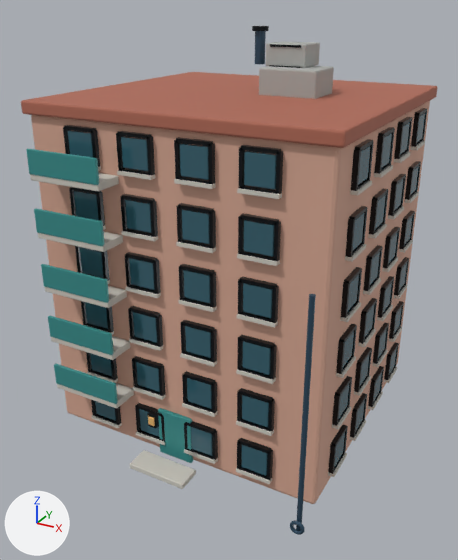
The glTF model assets/models/realistic/RES_MID_2x2_003.glb as it was, and as the next commit left it.
One viewpoint serves both versions: a 50 mm camera at (3.14, -6.07, 4.48) aimed at (0.03, -0.41, 1.65). Lighting does not change. The marker at lower left points along +X, +Y and +Z. The picture after the commit comes second. Objects named as collision shapes, trigger or cutter boxes, shadow casters or lower levels of detail are left out. Where no turn or scale is listed for an object, it has been applied to the vertices. Vertices at exactly the same position are counted once.

In view in the first picture: 'RES_MID_2x2_003_Visual'.
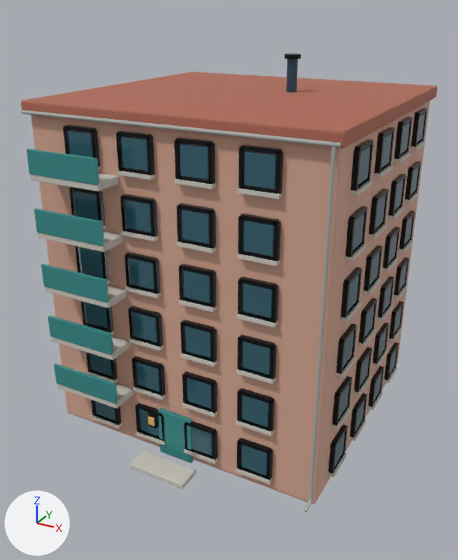
Where the newer file only moved an object's origin or applied its transform, the numbers keep the older frame.

Where the change shows, as pixel boxes [x1, y1, x2, y2] in the pictures (458 x 560 px; the box of a moved part takes in the faces that stretch with it):
```json
{"object": "RES_MID_2x2_003_Visual", "change": "reshaped", "before": [21, 26, 437, 535], "after": [21, 53, 437, 512], "on screen": "10% shorter"}
{"part": 1, "of": "me_cube", "change": "moved or reshaped", "before": [252, 26, 269, 31], "after": [284, 53, 301, 59]}
{"part": 2, "of": "me_cube", "change": "moved or reshaped", "before": [255, 31, 266, 64], "after": [286, 59, 298, 92]}
{"part": 3, "of": "me_cube", "change": "added", "after": [21, 110, 341, 148]}
{"part": 4, "of": "me_cube", "change": "added", "after": [309, 142, 336, 500]}
{"part": 5, "of": "me_cube", "change": "added", "after": [304, 499, 312, 512]}
{"part": 6, "of": "me_cube", "change": "deleted", "before": [259, 41, 334, 535]}
```

The change, as JSON lines over the scene's bpy script:
```json
{"block": "me_cube", "where": "# used by ob_res_mid_2x2_003_visual; location = (0.0, 0.0, 1.74)"}
{"op": "remove", "block": "me_cube", "code": "me_cube.from_pydata(...)  # 10672 vertices, 18948 faces; spans x -1.64..1.64, y -1.94..1.57, z -1.74..2.5"}
{"op": "add", "block": "me_cube", "code": "me_cube.from_pydata(...)  # 10336 vertices, 18284 faces; spans x -1.64..1.64, y -1.94..1.57, z -1.74..2.24"}
{"block": "me_cube", "change": "me_cube part 1: the loose piece of 48 vertices spanning x -0.07..0.1, y 0.2..0.37, z 2.46..2.5 is moved by (0.37, 0.0, -0.26)"}
{"block": "me_cube", "change": "me_cube part 2: the loose piece of 48 vertices spanning x -0.04..0.07, y 0.23..0.34, z 2.13..2.47 is moved by (0.37, 0.0, -0.26)"}
{"block": "me_cube", "change": "me_cube part 3: a new loose piece, a 32-sided cylinder along x spanning x -1.6..1.6, y -1.58..-1.544, z 1.747..1.783, in mat_focus_real_concrete (grey #adafac)"}
{"block": "me_cube", "change": "me_cube part 4: a new loose piece, a 16-sided cylinder along z spanning x 1.534..1.566, y -1.578..-1.546, z -1.61..1.783, in mat_focus_real_concrete (grey #adafac)"}
{"block": "me_cube", "change": "me_cube part 5: a new loose piece of 32 vertices spanning x 1.53..1.57, y -1.68..-1.55, z -1.69..-1.59, in mat_focus_real_concrete (grey #adafac)"}
{"block": "me_cube", "change": "me_cube part 6: 6 loose pieces with 464 vertices, spanning x 0.17..1.63, y -1.92..0.47, z -1.74..2.35, are deleted"}
```
